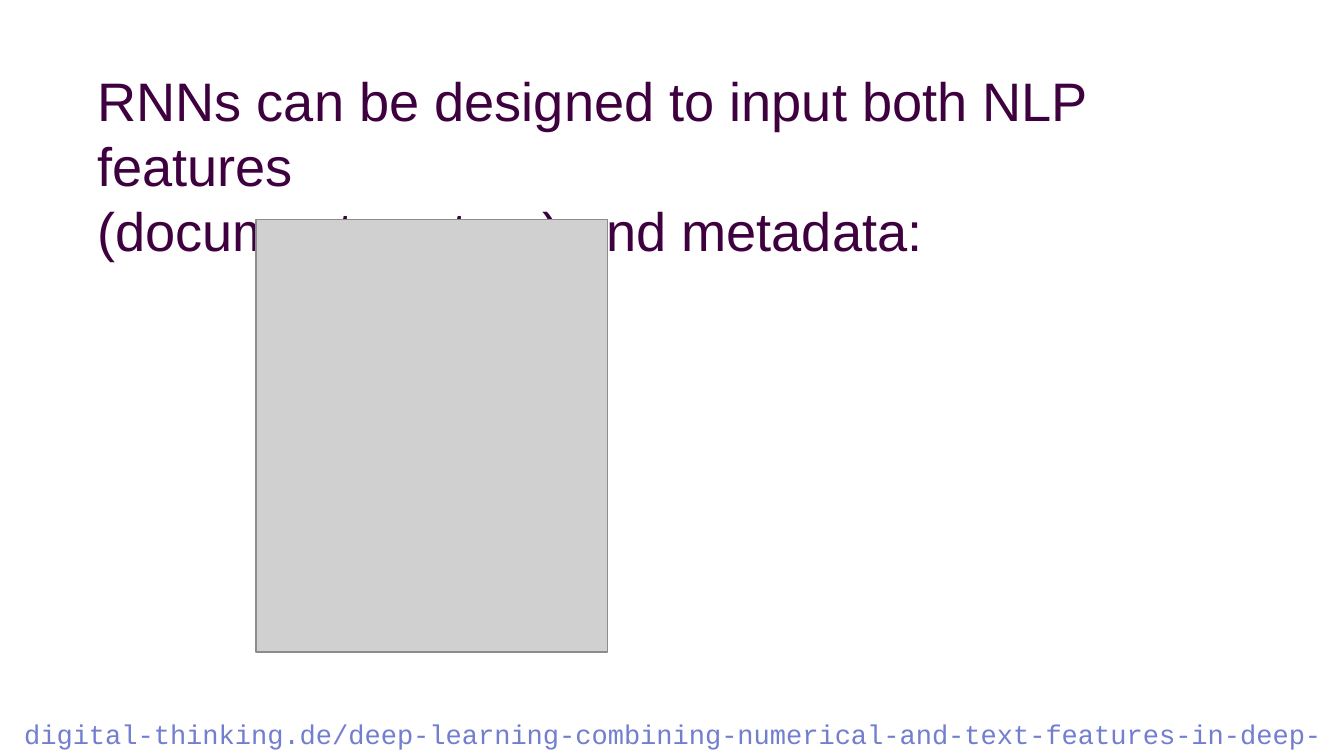
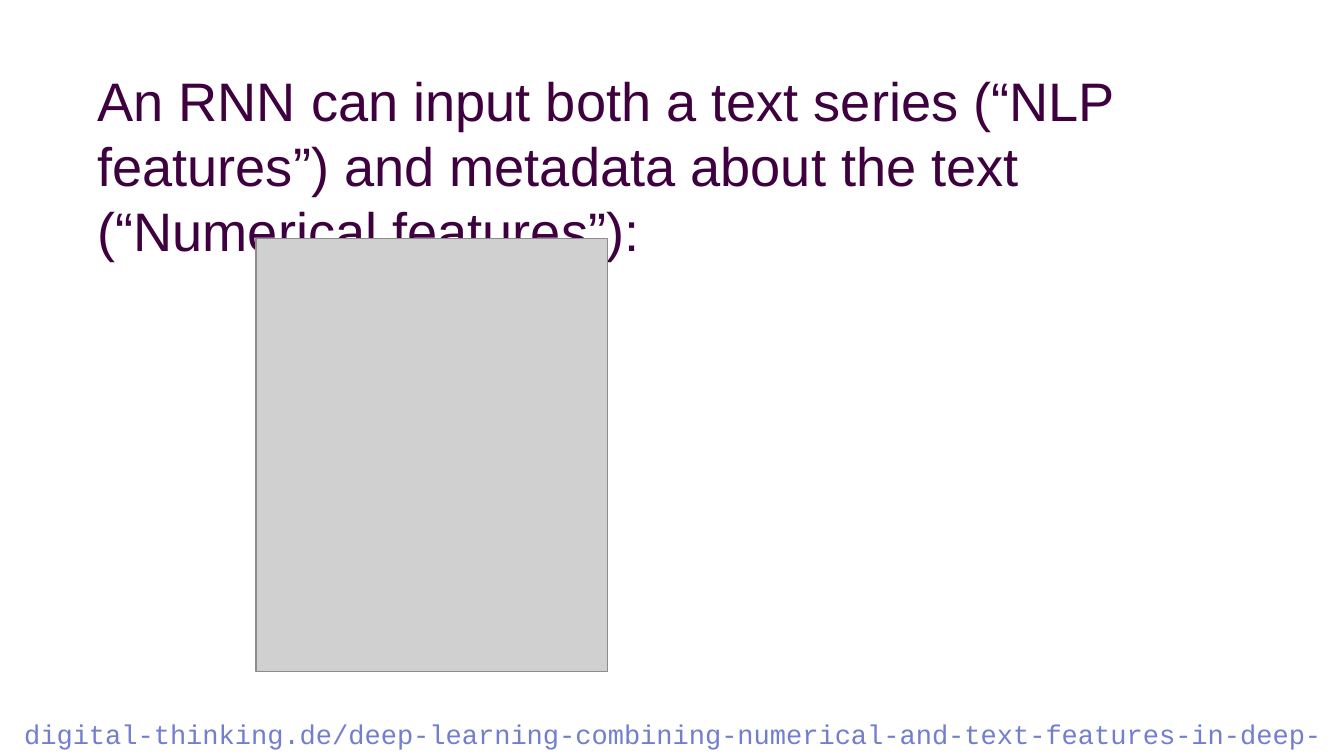
Before and after one commit to alexklapheke/essay, a slide deck: slide 19 of presentation/presentation.odp (slide 17 before the commit). Drawn at 1344x756 pixels with LibreOffice and Linux fonts; fonts in the diff are those of the drawing; grey boxes stand for pictures; background and template pictures are left out. Boxes give left, top, right and bottom in pixels: in the first picture for what was removed or moved away, otherwise in the second. Text is boxed around its words. In the diff, an @@ line names an element or a change of style, - is before the commit and + after.

```diff
--- a/presentation/presentation.odp
+++ b/presentation/presentation.odp
@@ text at (x1=97, y1=81, x2=1114, y2=260): text changed @@
-RNNs can be designed to input both NLP features
-(document vectors) and metadata:
+An RNN can input both a text series (“NLP features”) and metadata about the text (“Numerical features”):
@@ picture moved from (x1=256, y1=220, x2=607, y2=652) to (x1=256, y1=239, x2=607, y2=672) @@
```
Also in this commit, not shown: 4 other slides changed, 5 slides added, 2 slides removed, 24 other files.
